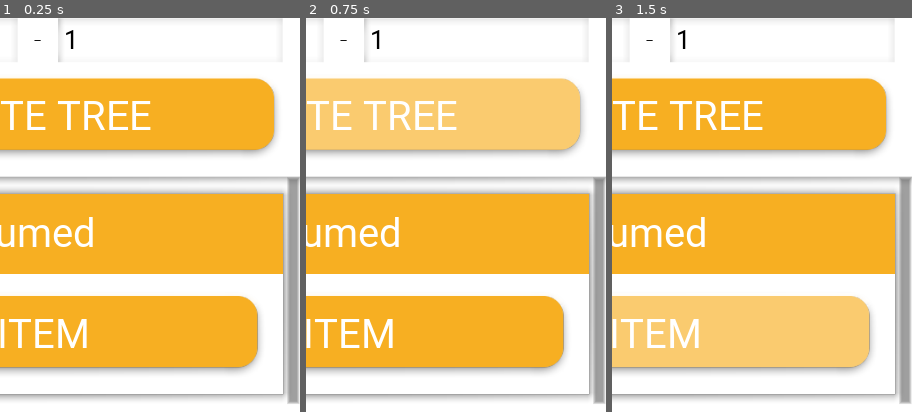
Above: before the commit, frames 1-3 (left to right).
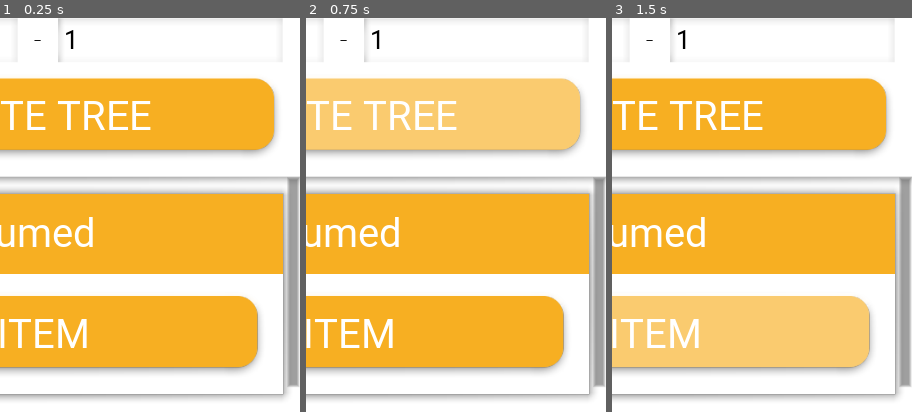
Above: after the commit, the same moments.

Repository: don-tnowe/craftcrafter
Game: Godot game, scene res://layout/screens/edit_transmutation.tscn
Same seed, same stepped clock (60 frames per second), same inputs: the game is played once before the commit and once after it. This scene is started directly instead of the project's main scene.
Inputs:
- Up to frame 1 (0.25 s): no input
- Up to frame 2 (0.75 s): click "GENERATE TREE" at 0.5 s
- Up to frame 3 (1.5 s): click "ADD ITEM" at 1.25 s
The pictures show only the part of the screen within x 50-100%, y 8-58%; the shares and areas given below are measured in that part.

The runs differ from the first frame. In frame 1, 0.2% of the frame differs, in the area x 95-100%, y 93-98%; in frame 2, 0.2%; in frame 3, 0.2%.
Error in both runs: Invalid get index '0' (on base: 'Nil'). (res://scripts/elements/common/data_view_node.gd:35)

Commit message:
Add ID field to metadata edit form

Diff:
--- a/layout/elements/meta_edit.tscn
+++ b/layout/elements/meta_edit.tscn
@@ -1,7 +1,8 @@
-[gd_scene load_steps=3 format=2]
+[gd_scene load_steps=4 format=2]
 
 [ext_resource path="res://styles/themes/stylebox_panel.tres" type="StyleBox" id=1]
 [ext_resource path="res://styles/fonts/title.tres" type="DynamicFont" id=2]
+[ext_resource path="res://layout/elements/common/basic_action_button.tscn" type="PackedScene" id=3]
 
 [node name="info" type="MarginContainer"]
 anchor_right = 1.0
@@ -12,7 +13,7 @@
 margin_left = 20.0
 margin_top = 20.0
 margin_right = 700.0
-margin_bottom = 856.0
+margin_bottom = 1019.0
 mouse_filter = 1
 custom_styles/panel = ExtResource( 1 )
 
@@ -20,7 +21,7 @@
 margin_left = 20.0
 margin_top = 20.0
 margin_right = 700.0
-margin_bottom = 856.0
+margin_bottom = 1019.0
 custom_constants/separation = 0
 
 [node name="color_rect" type="ColorRect" parent="v_box_container"]
@@ -36,54 +37,78 @@
 mouse_filter = 1
 custom_colors/font_color = Color( 1, 1, 1, 1 )
 custom_fonts/font = ExtResource( 2 )
-text = "Additional Information"
+text = "edit_tm_title_meta"
 align = 1
 valign = 1
 
-[node name="margin_container" type="MarginContainer" parent="v_box_container"]
+[node name="id" type="MarginContainer" parent="v_box_container"]
 margin_top = 96.0
 margin_right = 680.0
-margin_bottom = 378.0
+margin_bottom = 240.0
 mouse_filter = 1
 
-[node name="v_box_container" type="VBoxContainer" parent="v_box_container/margin_container"]
+[node name="v_box_container" type="VBoxContainer" parent="v_box_container/id"]
+margin_left = 20.0
+margin_top = 20.0
+margin_right = 660.0
+margin_bottom = 124.0
+
+[node name="label" type="Label" parent="v_box_container/id/v_box_container"]
+margin_right = 640.0
+margin_bottom = 38.0
+mouse_filter = 1
+text = "meta_id"
+
+[node name="line_edit" type="LineEdit" parent="v_box_container/id/v_box_container"]
+margin_top = 50.0
+margin_right = 640.0
+margin_bottom = 104.0
+mouse_filter = 1
+
+[node name="notes" type="MarginContainer" parent="v_box_container"]
+margin_top = 240.0
+margin_right = 680.0
+margin_bottom = 522.0
+mouse_filter = 1
+
+[node name="v_box_container" type="VBoxContainer" parent="v_box_container/notes"]
 margin_left = 20.0
 margin_top = 20.0
 margin_right = 660.0
 margin_bottom = 262.0
 
-[node name="label" type="Label" parent="v_box_container/margin_container/v_box_container"]
+[node name="label" type="Label" parent="v_box_container/notes/v_box_container"]
 margin_right = 640.0
 margin_bottom = 38.0
 mouse_filter = 1
-text = "Description"
+text = "meta_notes"
 
-[node name="text_edit" type="TextEdit" parent="v_box_container/margin_container/v_box_container"]
+[node name="text_edit" type="TextEdit" parent="v_box_container/notes/v_box_container"]
 margin_top = 50.0
 margin_right = 640.0
 margin_bottom = 242.0
 rect_min_size = Vector2( 0, 192 )
 mouse_filter = 1
 
-[node name="margin_container2" type="MarginContainer" parent="v_box_container"]
-margin_top = 378.0
+[node name="description" type="MarginContainer" parent="v_box_container"]
+margin_top = 522.0
 margin_right = 680.0
-margin_bottom = 660.0
+margin_bottom = 804.0
 mouse_filter = 1
 
-[node name="v_box_container" type="VBoxContainer" parent="v_box_container/margin_container2"]
+[node name="v_box_container" type="VBoxContainer" parent="v_box_container/description"]
 margin_left = 20.0
 margin_top = 20.0
 margin_right = 660.0
 margin_bottom = 262.0
 
-[node name="label" type="Label" parent="v_box_container/margin_container2/v_box_container"]
+[node name="label" type="Label" parent="v_box_container/description/v_box_container"]
 margin_right = 640.0
 margin_bottom = 38.0
 mouse_filter = 1
-text = "Developer Notes"
+text = "meta_description"
 
-[node name="text_edit" type="TextEdit" parent="v_box_container/margin_container2/v_box_container"]
+[node name="text_edit" type="TextEdit" parent="v_box_container/description/v_box_container"]
 margin_top = 50.0
 margin_right = 640.0
 margin_bottom = 242.0
@@ -91,26 +116,26 @@
 mouse_filter = 1
 
 [node name="delete" type="MarginContainer" parent="v_box_container"]
-margin_top = 660.0
+margin_top = 804.0
 margin_right = 680.0
-margin_bottom = 836.0
+margin_bottom = 999.0
 mouse_filter = 1
 
 [node name="v_box_container" type="VBoxContainer" parent="v_box_container/delete"]
 margin_left = 20.0
 margin_top = 20.0
 margin_right = 660.0
-margin_bottom = 156.0
+margin_bottom = 175.0
 
 [node name="label" type="Label" parent="v_box_container/delete/v_box_container"]
 margin_right = 640.0
 margin_bottom = 38.0
 mouse_filter = 1
-text = "Danger Zone"
+text = "meta_dangerzone"
 
-[node name="button" type="Button" parent="v_box_container/delete/v_box_container"]
+[node name="button2" parent="v_box_container/delete/v_box_container" instance=ExtResource( 3 )]
 margin_top = 50.0
 margin_right = 640.0
-margin_bottom = 136.0
-mouse_filter = 1
-text = "DELETE"
+margin_bottom = 155.0
+text = "button_delete"
+method_name = "delete"
